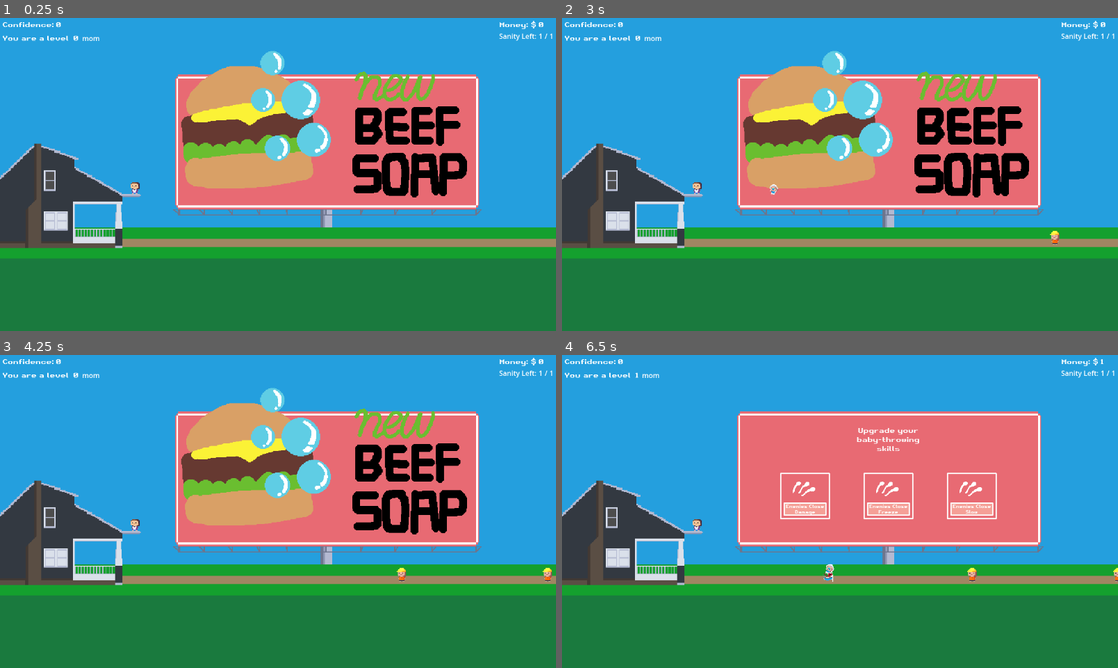
Above: before the commit, frames 1-4 (two rows, left to right).
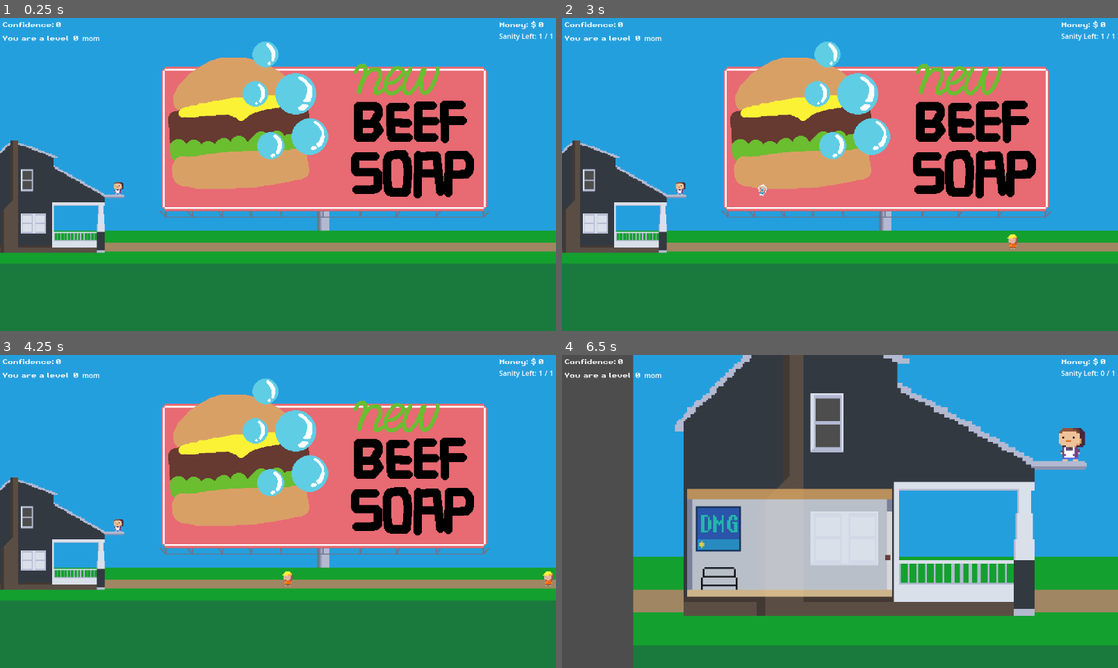
Above: after the commit, the same moments.

Repository: HypotheticalWhale/BabyThrowingSim
Game: Godot game, scene res://Scenes/Main.tscn
The game is run twice, just before and just after one commit, with the same random seed, the same clock (stepped at 60 frames per second) and the same inputs.
Inputs (mouse positions are in pixels of both pictures, inside the frame that each line leads up to):
- Up to frame 1 (0.25 s): no input
- Up to frame 2 (3 s): click (578, 221) at 0.52 s; click (578, 221) at 1.27 s; click (578, 221) at 2.02 s; move the mouse to (962, 158) at 2.77 s; hold Space (shoot) from 2.78 s (still down)
- Up to frame 3 (4.25 s): move the mouse to (166, 527) at 3.52 s; release Space (shoot) at 3.53 s; tap Space (shoot) at 3.6 s
- Up to frame 4 (6.5 s): move the mouse to (895, 442) at 4.27 s; hold Space (shoot) 4.28-5.03 s; move the mouse to (812, 574) at 5.02 s; tap Space (shoot) at 5.1 s; move the mouse to (1006, 558) at 5.77 s; hold Space (shoot) from 5.78 s (still down)

The runs differ from the first frame. In frame 1, 21% of the frame differs, in the area x 0-100%, y 7-79%; in frame 2, 21%; in frame 3, 21%; in frame 4, 72%, in the area x 0-100%, y 0-100%.

Commit message:
slow and bounce done

Diff:
--- a/Enemy/RegularDad/RegularDad.gd
+++ b/Enemy/RegularDad/RegularDad.gd
@@ -1,7 +1,7 @@
 extends CharacterBody2D
 
 # Exposed variables
-@export var speed: float = 200.0
+@export var initial_speed: float = 200.0
 @export var direction: Vector2 = Vector2.LEFT  # Adjust the direction as needed
 @export var spawn_interval: float = 2.0
 @export var damage: int = 1
@@ -9,10 +9,12 @@
 @export var money_drop_rate: float = 0.4
 @export var MAX_HP:int = 1
 @export var current_hp:int = 1
+var speed
 
 var you_got_cash = preload("res://Enemy/DollarSign.tscn")
 
 func _ready():
+	speed = initial_speed
 	$AnimationPlayer.play("walk_left")
 	velocity = direction * speed
 
@@ -29,7 +31,10 @@
 	self.queue_free()
 
 func _on_hurtbox_area_entered(area):
-	if area.owner.type == "freeze_area":
+	if area.owner.type == "slow_aura":
+		speed = initial_speed * area.owner.slow_multiplier
+		velocity = direction * speed
+	elif area.owner.type == "freeze_area":
 		velocity = Vector2(0,0)
 		await get_tree().create_timer(1.0).timeout
 		velocity = direction * speed
--- a/Player/Player.gd
+++ b/Player/Player.gd
@@ -1,11 +1,14 @@
 extends Node2D
 var current_projectile = preload("res://Projectile/Baby.tscn")
 var freeze_area = preload("res://Projectile/FreezeArea.tscn")
+var slow_area = preload("res://Projectile/SlowAura.tscn")
 var current_exp = 0
 var type = "player"
 var can_shoot: bool = true
 var exploding: bool = false
 var multi:bool = false
+var slow:bool = false
+var slow_aoe
 signal gameover
 
 var current_run_upgrades = {
@@ -27,6 +30,7 @@
 var enemies_spawn_less_options = [1,0.95,0.9,0.85,0.8,0.75]
 var spawn_less_index
 var freeze_enemy_timer_options = [0,3,2.2,1.7,1.5,1]
+var slow_enemy_options = [1,0.3,0.8,0.7,0.6,0.5]
 var damage_up_options = [0,0.5,1,1.5,2,2.5]
 var reload_speed_options = [1,0.95,0.9,0.87,0.82,0.75]
 
@@ -48,12 +52,20 @@
 	if not multi:
 		if current_run_upgrades["multi"] >= 1:
 			multi = true
+	if not slow:
+		if current_run_upgrades["enemies-close-slow"]:
+			slow_aoe = slow_area.instantiate()
+			add_child(slow_aoe)
+			slow_aoe.global_position = global_position
+			slow = true
 	spawn_less_index = current_run_upgrades["enemies-spawn-less"]
 	GlobalVars.spawn_less_multiplier = enemies_spawn_less_options[spawn_less_index]
 	if current_run_upgrades["reload-speed"] > 0:
 		reload_timer.wait_time = reload_speed_options[current_run_upgrades["reload-speed"]]
 	if current_run_upgrades["enemies-close-freeze"] > 0:
 		spawn_freeze_aoe.wait_time = freeze_enemy_timer_options[current_run_upgrades["enemies-close-freeze"]]
+	if current_run_upgrades["enemies-close-slow"] > 0:
+		slow_aoe.slow_multiplier = slow_enemy_options[current_run_upgrades["enemies-close-slow"]]
 
 func point_head_to_mouse():
 	var mouse_pos = get_global_mouse_position()  # Get the global position of the mouse cursor
@@ -68,6 +80,8 @@
 	var baby = current_projectile.instantiate()
 	if current_run_upgrades["damage-up"] > 0:
 		baby.damage = baby.initial_damage + damage_up_options[current_run_upgrades["damage-up"]]
+	if current_run_upgrades["bounce"] > 0:
+		baby.bounce = current_run_upgrades["bounce"]
 	if exploding:
 		baby.exploding = current_run_upgrades["exploding"]
 	add_child(baby)
@@ -82,6 +96,8 @@
 		var shiftedPos = Vector2(global_position.x, global_position.y+10)
 		baby.global_position = shiftedPos
 		baby = current_projectile.instantiate()
+		if current_run_upgrades["bounce"] > 0:
+			baby.bounce = current_run_upgrades["bounce"]
 		if current_run_upgrades["damage-up"] > 0:
 			baby.damage = baby.initial_damage + damage_up_options[current_run_upgrades["damage-up"]]
 		if exploding:
@@ -101,6 +117,8 @@
 		baby = current_projectile.instantiate()
 		if current_run_upgrades["damage-up"] > 0:
 			baby.damage = baby.initial_damage + damage_up_options[current_run_upgrades["damage-up"]]
+		if current_run_upgrades["bounce"] > 0:
+			baby.bounce = current_run_upgrades["bounce"]
 		if exploding:
 			baby.exploding = current_run_upgrades["exploding"]
 		add_child(baby)
--- a/Projectile/Baby.gd
+++ b/Projectile/Baby.gd
@@ -5,14 +5,35 @@
 var reload_speed = 1.0
 
 var exploding = 0
+var bounce = 0
 var initial_damage = 1
 var damage = 1
+var bounced = 0
 var explosion_scene = preload("res://Projectile/Explosion.tscn")
 var damage_number_scene = preload("res://Enemy/DamageNumber.tscn")
+var allowed_time_to_bounce_options = [0,3,6,9,12,15]
 
 func _integrate_forces(state):
 	linear_velocity += Vector2(0, gravity) * state.step
 	rotation = linear_velocity.angle()  # This will orient the fireball in its movement direction
+
+	if bounce >= 1:
+		var camera_size = get_viewport_rect().size * get_tree().current_scene.get_node("Camera2D").zoom
+		var camera_rect = Rect2(get_tree().current_scene.get_node("Camera2D").get_target_position() - camera_size / 2, camera_size)
+		# Check collision with the left and right boundaries
+		if global_position.x < 0 or global_position.x > 850:
+			if bounced > allowed_time_to_bounce_options[bounce]:
+				self.queue_free()
+			bounced += 1
+			linear_velocity.x *= -1
+
+		# Check collision with the top and bottom boundaries
+		if global_position.y < 0 or global_position.y > 450:
+			if bounced > allowed_time_to_bounce_options[bounce]:
+				self.queue_free()
+			bounced += 1
+			linear_velocity.y *= -1
+
 
 func _on_area_2d_body_entered(body):
 	var damage_number = damage_number_scene.instantiate()
@@ -40,3 +61,7 @@
 		explode.level = exploding
 		get_tree().current_scene.add_child(explode)
 		explode.global_position = currentPos
+
+
+func _on_expire_timer_timeout():
+	self.queue_free()
--- a/Projectile/Baby.tscn
+++ b/Projectile/Baby.tscn
@@ -19,5 +19,11 @@
 [node name="CollisionShape2D" type="CollisionShape2D" parent="Area2D"]
 shape = SubResource("CircleShape2D_sd0h2")
 
+[node name="ExpireTimer" type="Timer" parent="."]
+wait_time = 40.0
+one_shot = true
+autostart = true
+
 [connection signal="area_entered" from="Area2D" to="." method="_on_area_2d_area_entered"]
 [connection signal="body_entered" from="Area2D" to="." method="_on_area_2d_body_entered"]
+[connection signal="timeout" from="ExpireTimer" to="." method="_on_expire_timer_timeout"]
--- /dev/null
+++ b/Projectile/SlowAura.gd
@@ -0,0 +1,11 @@
+extends Node2D
+var type = "slow_aura"
+var slow_multiplier = 1
+# Called when the node enters the scene tree for the first time.
+func _ready():
+	pass # Replace with function body.
+
+
+# Called every frame. 'delta' is the elapsed time since the previous frame.
+func _process(delta):
+	pass
--- /dev/null
+++ b/Projectile/SlowAura.tscn
@@ -0,0 +1,21 @@
+[gd_scene load_steps=4 format=3 uid="uid://cldk3ehe6nldy"]
+
+[ext_resource type="Script" path="res://Projectile/SlowAura.gd" id="1_0lkpe"]
+[ext_resource type="Texture2D" uid="uid://djv8sw3jar88w" path="res://assets/kraken.png" id="2_ycuvn"]
+
+[sub_resource type="CircleShape2D" id="CircleShape2D_eyygh"]
+radius = 189.003
+
+[node name="SlowAura" type="Node2D"]
+script = ExtResource("1_0lkpe")
+
+[node name="Area2D" type="Area2D" parent="."]
+collision_layer = 64
+collision_mask = 4
+
+[node name="CollisionShape2D" type="CollisionShape2D" parent="Area2D"]
+shape = SubResource("CircleShape2D_eyygh")
+
+[node name="Sprite2D" type="Sprite2D" parent="."]
+scale = Vector2(22.4376, 22.4376)
+texture = ExtResource("2_ycuvn")
--- a/Scenes/Main.tscn
+++ b/Scenes/Main.tscn
@@ -55,8 +55,8 @@
 position = Vector2(183, 219)
 
 [node name="Camera2D" type="Camera2D" parent="."]
-position = Vector2(418, 195)
-zoom = Vector2(1.4, 1.4)
+position = Vector2(428, 196)
+zoom = Vector2(1.5, 1.5)
 
 [node name="Marker2D" type="Marker2D" parent="."]
 position = Vector2(890, 302)
--- a/UI/LevelUpOptions.gd
+++ b/UI/LevelUpOptions.gd
@@ -49,9 +49,12 @@
 		if upgrade == "multi" and current_run_upgrades[upgrade] == 2 and current_run_upgrades.has(upgrade):
 			print("Multi is at level 3. Remove from dictionary")
 			skill_upgrade_options.erase(upgrade)
+
 		if current_run_upgrades[upgrade] == 5 and current_run_upgrades.has(upgrade):
 			print(upgrade + " is at level 5. Remove from dictionary")
-			skill_upgrade_options.erase(upgrade)
+			if upgrade != "max-health":
+				skill_upgrade_options.erase(upgrade)
+			print("new upgrade array: ",skill_upgrade_options)
 
 # GET INPUT FROM PLAYER
 func _on_first_button_pressed():
